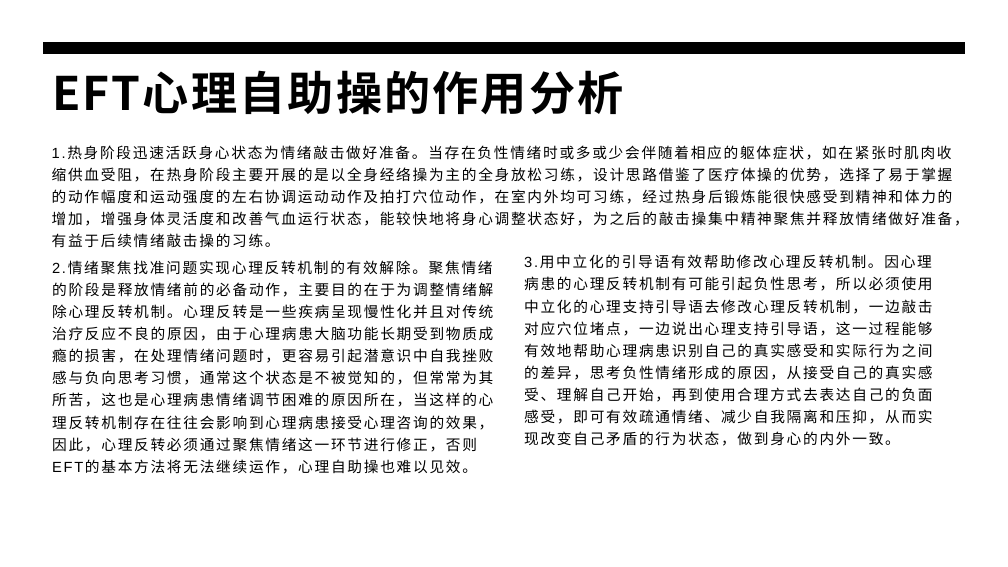
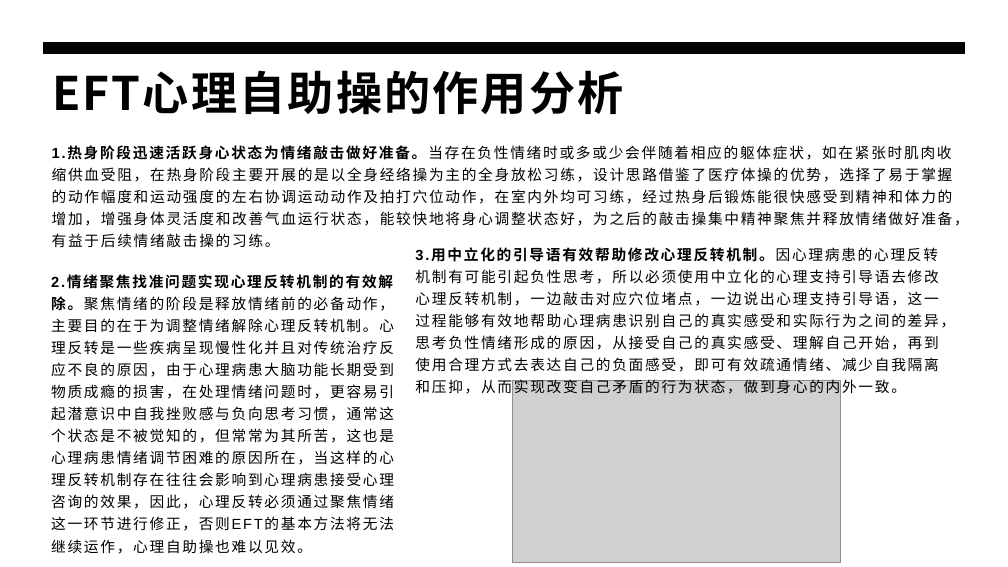
Before and after one commit to panxibei/writing, a slide deck: slide 35 of 44_心理学/28_浥尘伙伴社团原创：音乐治疗/PPT/浥尘伙伴社团原创：情绪释放疗法（EFT）心理训练.pptx (slide 34 before the commit). Drawn at 1008x567 pixels with LibreOffice and Linux fonts; fonts in the diff are those of the drawing; grey boxes stand for pictures. Boxes give left, top, right and bottom in pixels: in the first picture for what was removed or moved away, otherwise in the second. Text is boxed around its words. In the diff, an @@ line names an element or a change of style, - is before the commit and + after.

```diff
--- a/44_心理学/28_浥尘伙伴社团原创：音乐治疗/PPT/浥尘伙伴社团原创：情绪释放疗法（EFT）心理训练.pptx
+++ b/44_心理学/28_浥尘伙伴社团原创：音乐治疗/PPT/浥尘伙伴社团原创：情绪释放疗法（EFT）心理训练.pptx
@@ text "1.热身阶段迅速活跃身心状态为情绪敲击做好准备。当存在负性情绪时或多或少会伴随着相应的躯体症状，如在紧张时肌肉收缩供血受 ..." at (x1=52, y1=145, x2=953, y2=247): bold on in "1.热身阶段迅速活跃身心状态为情绪敲击做好准备。当存在负性情绪时或多或少会伴随着相应的躯体症状，如在紧张时肌肉收缩供血受 ..." @@
@@ text "3.用中立化的引导语有效帮助修改心理反转机制。因心理病患的心理反转机制有可能引起负性思考，所以必须使用中立化的心理支持引 ..." moved from (x1=524, y1=254, x2=933, y2=446) to (x1=415, y1=247, x2=939, y2=397) @@
@@ text "3.用中立化的引导语有效帮助修改心理反转机制。因心理病患的心理反转机制有可能引起负性思考，所以必须使用中立化的心理支持引 ..." at (x1=415, y1=247, x2=939, y2=397): bold on in "3.用中立化的引导语有效帮助修改心理反转机制。因心理病患的心理反转机制有可能引起负性思考，所以必须使用中立化的心理支持引 ..." @@
@@ text "2.情绪聚焦找准问题实现心理反转机制的有效解除。聚焦情绪的阶段是释放情绪前的必备动作，主要目的在于为调整情绪解除心理反转 ..." moved from (x1=52, y1=260, x2=494, y2=474) to (x1=51, y1=274, x2=395, y2=554) @@
@@ text "2.情绪聚焦找准问题实现心理反转机制的有效解除。聚焦情绪的阶段是释放情绪前的必备动作，主要目的在于为调整情绪解除心理反转 ..." at (x1=51, y1=274, x2=395, y2=554): bold on in "2.情绪聚焦找准问题实现心理反转机制的有效解除。聚焦情绪的阶段是释放情绪前的必备动作，主要目的在于为调整情绪解除心理反转 ..." @@
@@ picture added at (x1=513, y1=380, x2=840, y2=563) @@
```
Also in this commit, not shown: 1 slide added.
